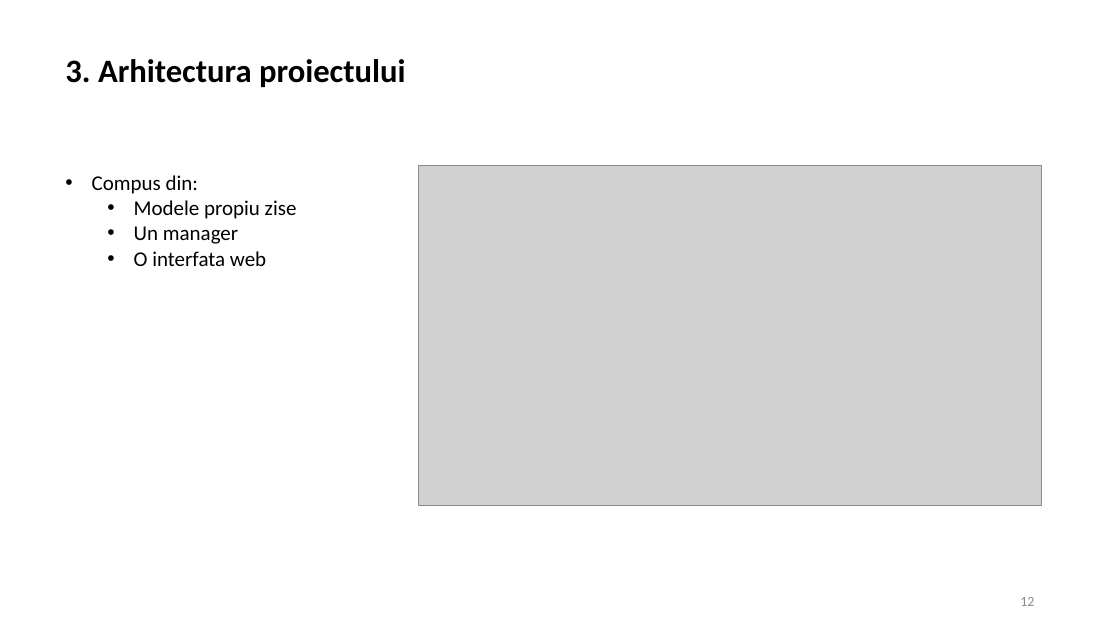
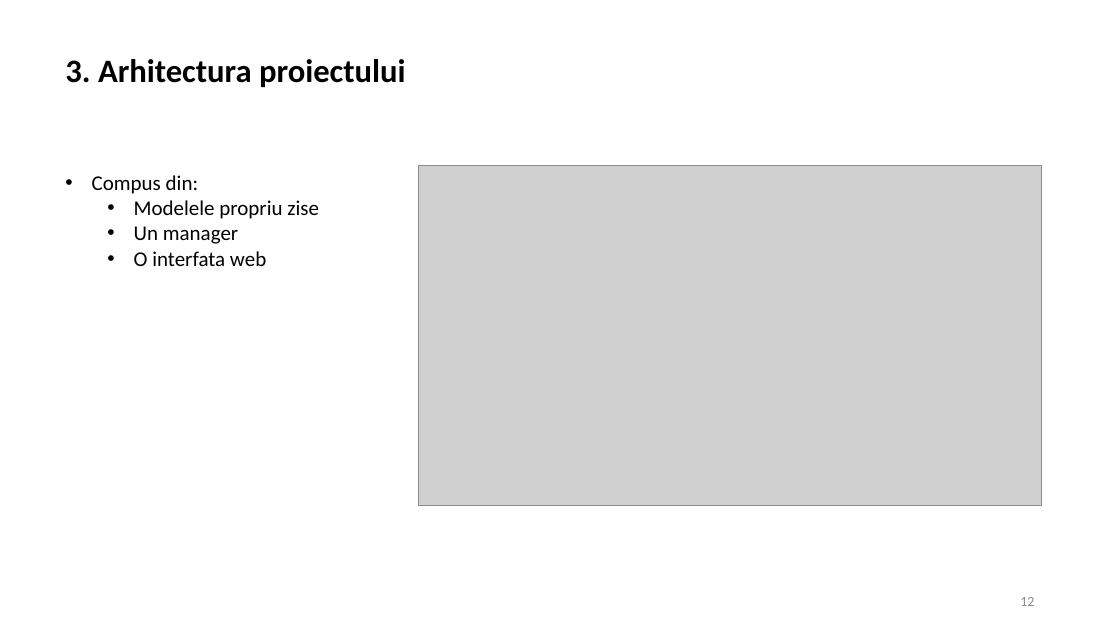
Before and after one commit to cristid9/bachelor-thesis-2018, a slide deck: slide 12 of Licenta2018DanilaMariusCristian/prezentare.pptx. Drawn at 1120x630 pixels with LibreOffice and Linux fonts; fonts in the diff are those of the drawing; grey boxes stand for pictures. Boxes give left, top, right and bottom in pixels: in the first picture for what was removed or moved away, otherwise in the second. Text is boxed around its words. In the diff, an @@ line names an element or a change of style, - is before the commit and + after.

```diff
--- a/Licenta2018DanilaMariusCristian/prezentare.pptx
+++ b/Licenta2018DanilaMariusCristian/prezentare.pptx
@@ text at (134, 200, 319, 219): text changed @@
-  • Modele propiu zise
+  • Modelele propriu zise
```
Also in this commit, not shown: 4 other slides changed.
